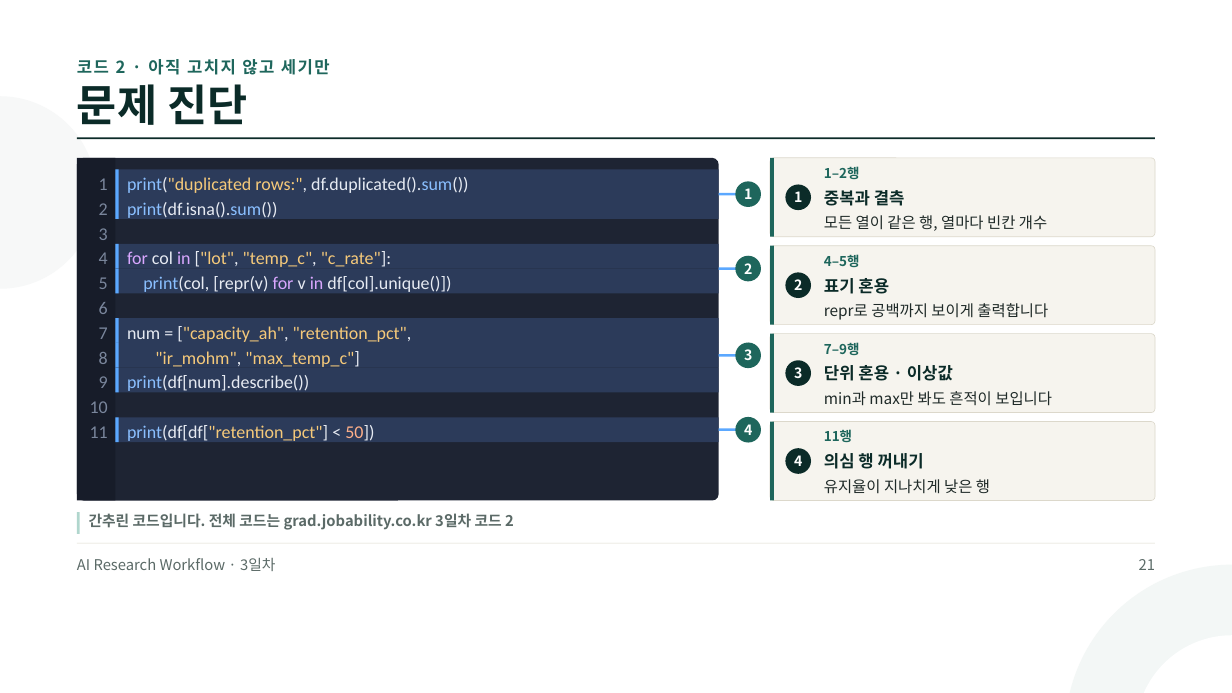
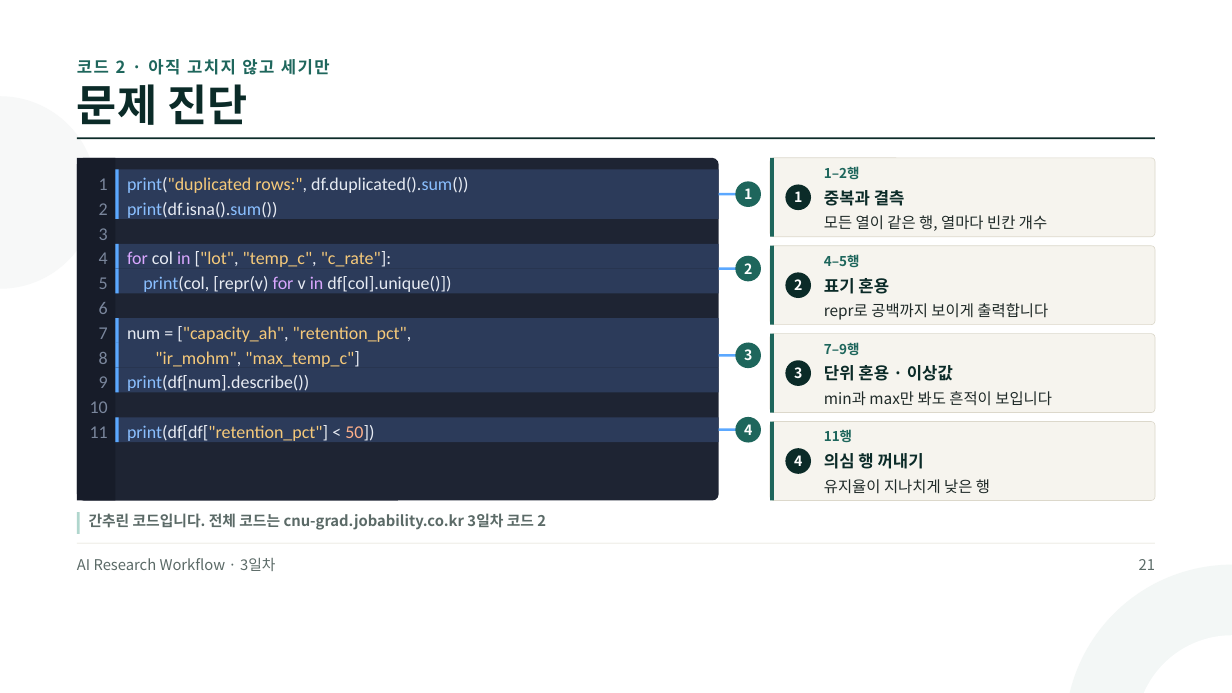
Before and after one commit to jungaistar/materials, a slide deck: slide 21 of grad/grad_day3.pptx. Drawn at 1232x693 pixels with LibreOffice and Linux fonts; fonts in the diff are those of the drawing. Boxes give left, top, right and bottom in pixels: in the first picture for what was removed or moved away, otherwise in the second. Text is boxed around its words. In the diff, an @@ line names an element or a change of style, - is before the commit and + after.

Commit message:
grad 강의 PT 3~5일차 갱신

```diff
--- a/grad/grad_day3.pptx
+++ b/grad/grad_day3.pptx
@@ text at (89, 513, 546, 530): text changed @@
-간추린 코드입니다. 전체 코드는 grad.jobability.co.kr 3일차 코드 2
+간추린 코드입니다. 전체 코드는 cnu-grad.jobability.co.kr 3일차 코드 2
```
Also in this commit, not shown: 8 other slides changed, 5 other files.
